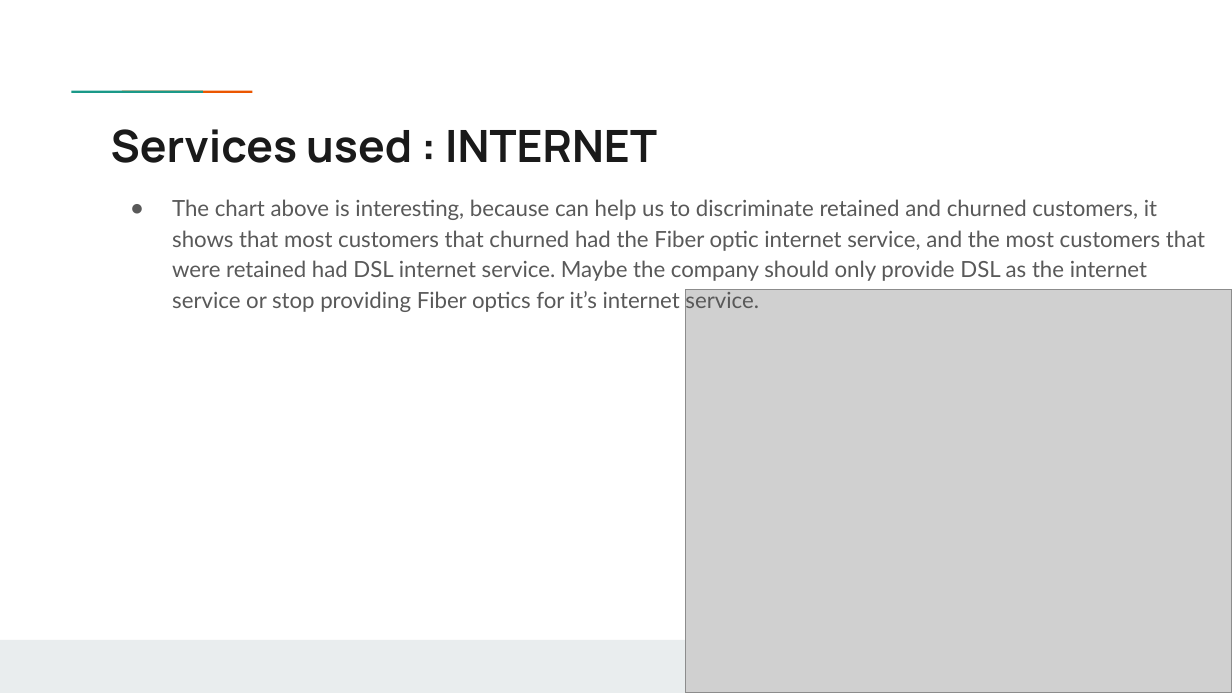
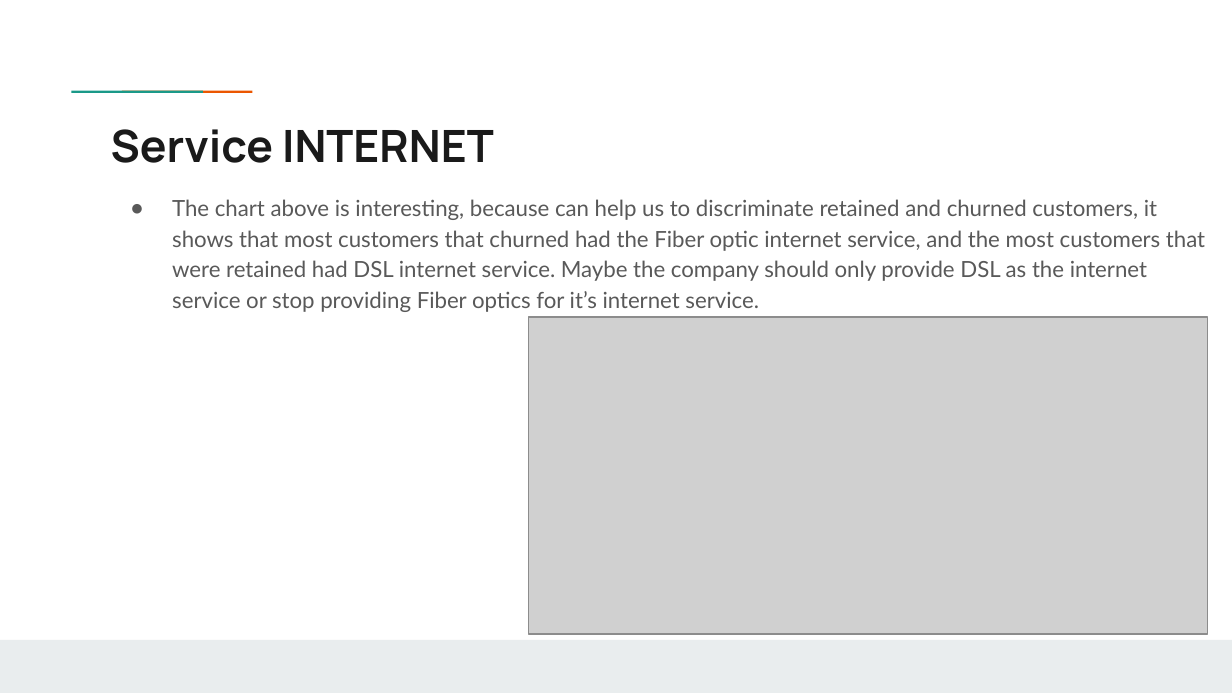
Before and after one commit to Chvava11/Bi_project_customer_churn, a slide deck: slide 9 of Result/Vanessa’s project .pptx (slide 7 before the commit). Drawn at 1232x693 pixels with LibreOffice and Linux fonts; fonts in the diff are those of the drawing; grey boxes stand for pictures; background and template pictures are left out. Boxes give left, top, right and bottom in pixels: in the first picture for what was removed or moved away, otherwise in the second. Text is boxed around its words. In the diff, an @@ line names an element or a change of style, - is before the commit and + after.

```diff
--- a/Result/Vanessa’s project .pptx
+++ b/Result/Vanessa’s project .pptx
@@ title at <box>111,129,494,163</box>: text changed @@
-Services used : INTERNET
+Service INTERNET
@@ picture: place and size @@
-picture at <box>685,290,1232,692</box>
+picture at <box>529,317,1207,633</box>
```
Also in this commit, not shown: 5 other slides changed, 15 slides added, 2 slides removed, 1 other file.
